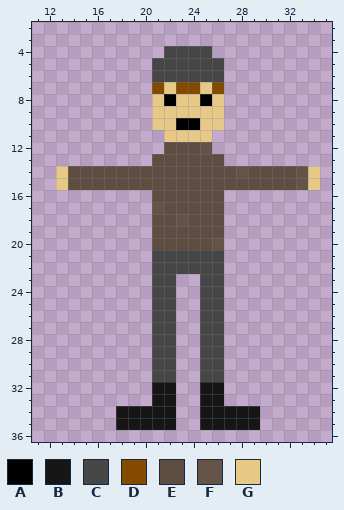
Two states of a pixel-art sprite, resources/images/unit/squaddie.png. That is the earlier state.
The file is 48x48 pixels. Colours within 5 levels of each other are drawn and written as one. Shown: x 11..35, y 2..36.
Palette (. is transparent): A #000000  B #161616  C #464646  D #844b00  E #604d42  F #665348  G #e7c985
Pixels before, first column x 13:
 4 .........CCCC.........
 5 ........CCCCCC........
 6 ........CCCCCC........
 7 ........DGDDGD........
 8 ........GAGGAG........
 9 ........GGGGGG........
10 ........GGAAGG........
11 .........GGGG.........
12 .........EEEF.........
13 ........EEEEEE........
14 GEEEEEEEEEEEEEEFEEEEFG
15 GEEEEEEEEEEEEEEEEEEEFG
16 ........EEEEEE........
17 ........FEEEEE........
18 ........EEFEEE........
19 ........EEEEEE........
20 ........EEEEEF........
21 ........CCCCCC........
22 ........CCCCCC........
23 ........CC..CC........
24 ........CC..CC........
25 ........CC..CC........
26 ........CC..CC........
27 ........CC..CC........
28 ........CC..CC........
29 ........CC..CC........
30 ........CC..CC........
31 ........CC..CC........
32 ........BB..BB........
33 ........BB..BB........
34 .....BBBBB..BBBBB.....
35 .....BBBBB..BBBBB.....
Once edited:
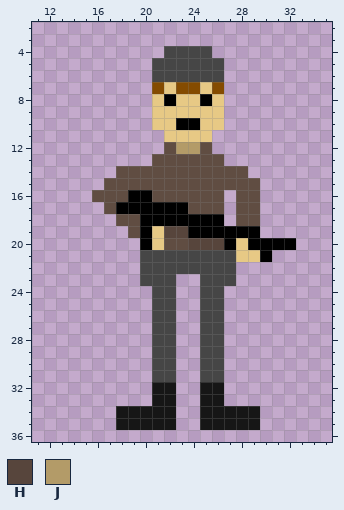
Colours new in this view: H #57453c  J #b39b68
The edit:
{"y":12,"x":23,"old":"EEF","new":"JJE"}
{"y":14,"x":13,"old":"GEEEE","new":"....."}
{"y":14,"x":28,"old":"FEEEEFG","new":"E......"}
{"y":15,"x":13,"old":"GEEE","new":"...."}
{"y":15,"x":30,"old":"EEEFG","new":"....."}
{"y":16,"x":16,"old":".....","new":"EEEAA"}
{"y":16,"x":28,"old":"..","new":"EE"}
{"y":17,"x":17,"old":"....FEE","new":"EAAAAAA"}
{"y":17,"x":28,"old":"..","new":"EE"}
{"y":18,"x":18,"old":"...EEFEEE","new":"EEAAAAAAA"}
{"y":18,"x":28,"old":"..","new":"EE"}
{"y":19,"x":19,"old":"..EEEEEE...","new":"EAGHHAAAAAA"}
{"y":20,"x":20,"old":".E","new":"AG"}
{"y":20,"x":24,"old":"EEF......","new":"HHHAGAAAA"}
{"y":21,"x":20,"old":".","new":"C"}
{"y":21,"x":27,"old":"....","new":"CGGA"}
{"y":22,"x":20,"old":".","new":"C"}
{"y":22,"x":27,"old":".","new":"C"}
{"y":23,"x":20,"old":".","new":"C"}
{"y":23,"x":27,"old":".","new":"C"}
{"label":"changed","picture_box":[56,142,320,286]}
